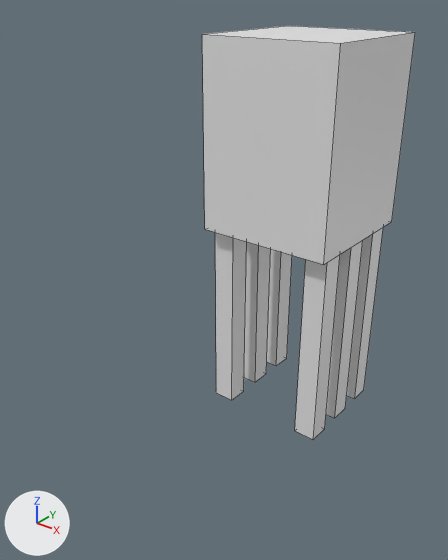
A saved change to the Blender file squid/squid.blend.
Rendered twice from a 50 mm camera at (5.45, -8.98, 7.57) aimed at (-0.14, -1.98, 3.23). Arrows for +X, +Y and +Z are at lower left; the lights stay in place. Mesh edges are drawn as thin lines.
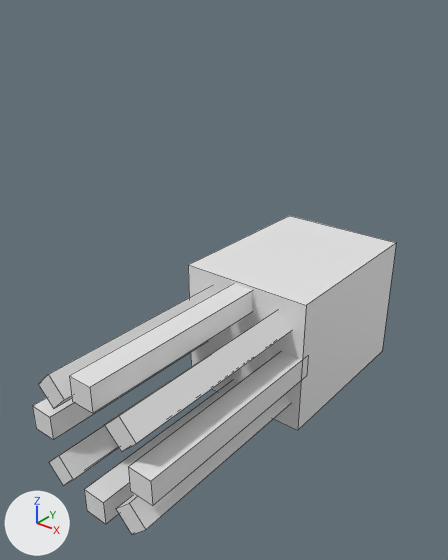
The change, as a list of edits to the scene's bpy script:
```text
Change ob_cube_006:
    ob_cube_006.location: (-0.94, 0.79, 1.81) -> (-0.66, -3.26, 2.56)
    ob_cube_006.rotation_euler: (0.0, 0.0, 0.0) -> (-1.571, 0.785, 0.0)  # degrees (0, 0, 0) -> degrees (-90, 45, 0)
Change ob_cube_005:
    ob_cube_005.location: (0.94, 0.79, 1.81) -> (0.68, -3.26, 2.55)
    ob_cube_005.rotation_euler: (0.0, 0.0, 0.0) -> (-1.571, -0.785, 0.0)  # degrees (0, 0, 0) -> degrees (-90, -45, 0)
Change ob_cube_004:
    ob_cube_004.location: (0.94, -0.79, 1.81) -> (-0.01, -3.26, 2.82)
    ob_cube_004.rotation_euler: (0.0, 0.0, 0.0) -> (-1.571, 0.0, 0.0)  # degrees (0, 0, 0) -> degrees (-90, 0, 0)
Change ob_cube_003:
    ob_cube_003.location: (-0.94, -0.79, 1.81) -> (0.0, -3.26, 0.9)
    ob_cube_003.rotation_euler: (0.0, 0.0, 0.0) -> (-1.571, 0.0, 0.0)  # degrees (0, 0, 0) -> degrees (-90, 0, 0)
Change ob_cube_002:
    ob_cube_002.location: (-0.94, 0.0, 1.81) -> (-0.71, -3.26, 1.15)
    ob_cube_002.rotation_euler: (0.0, 0.0, 0.0) -> (-1.571, 0.785, 0.0)  # degrees (0, 0, 0) -> degrees (-90, 45, 0)
Change ob_cube_001:
    ob_cube_001.location: (0.94, 0.0, 1.81) -> (0.74, -3.26, 1.16)
    ob_cube_001.rotation_euler: (0.0, 0.0, 0.0) -> (-1.571, -0.785, 0.0)  # degrees (0, 0, 0) -> degrees (-90, -45, 0)
Change ob_cube:
    ob_cube: bpy.data.objects.new('Cube', me_cube) -> bpy.data.objects.new('Cube', me_cube_002)
    ob_cube.location: (0.0, 0.0, 5.2) -> (-0.98, -3.26, 1.88)
    ob_cube.rotation_euler: (0.0, 0.0, 0.0) -> (-1.571, 0.0, 0.0)  # degrees (0, 0, 0) -> degrees (-90, 0, 0)
    ob_cube.scale: (1.2, 1.2, 1.6) -> (0.2, 0.2, 1.8)
Add ob_head:
    ob_head = bpy.data.objects.new('head', me_cube)
    ob_head.location = (0.0, -0.06, 1.88)
    ob_head.rotation_euler = (-1.571, 0.0, 0.0)  # degrees (-90, 0, 0)
    ob_head.scale = (1.2, 1.2, 1.6)
Add ob_leg_middle_left:
    ob_leg_middle_left = bpy.data.objects.new('leg.middle.left', me_cube_001)
    ob_leg_middle_left.location = (0.98, -3.26, 1.88)
    ob_leg_middle_left.rotation_euler = (-1.571, 0.0, 0.0)  # degrees (-90, 0, 0)
    ob_leg_middle_left.scale = (0.2, 0.2, 1.8)
```

Pixel boxes [x1, y1, x2, y2] of what changed, in the pictures (448 x 560 px):
'Cube', reshaped, moved, turned, rescaled
    before: [202, 26, 415, 264]
    after: [33, 341, 208, 440]
'head', added
    after: [188, 216, 396, 430]
'Cube.004', moved, turned
    before: [295, 255, 340, 440]
    after: [69, 284, 253, 413]
'Cube.005', moved, turned
    before: [347, 228, 383, 399]
    after: [105, 310, 291, 452]
'leg.middle.left', added
    after: [128, 352, 302, 506]
'Cube.003', moved, turned
    before: [215, 232, 246, 400]
    after: [84, 380, 239, 524]
'Cube.001', moved, turned
    before: [326, 240, 363, 418]
    after: [116, 395, 290, 535]
'Cube.002', moved, turned
    before: [244, 242, 271, 382]
    after: [49, 425, 119, 485]
'Cube.006', moved, turned
    before: [267, 249, 292, 366]
    after: [38, 286, 217, 409]
